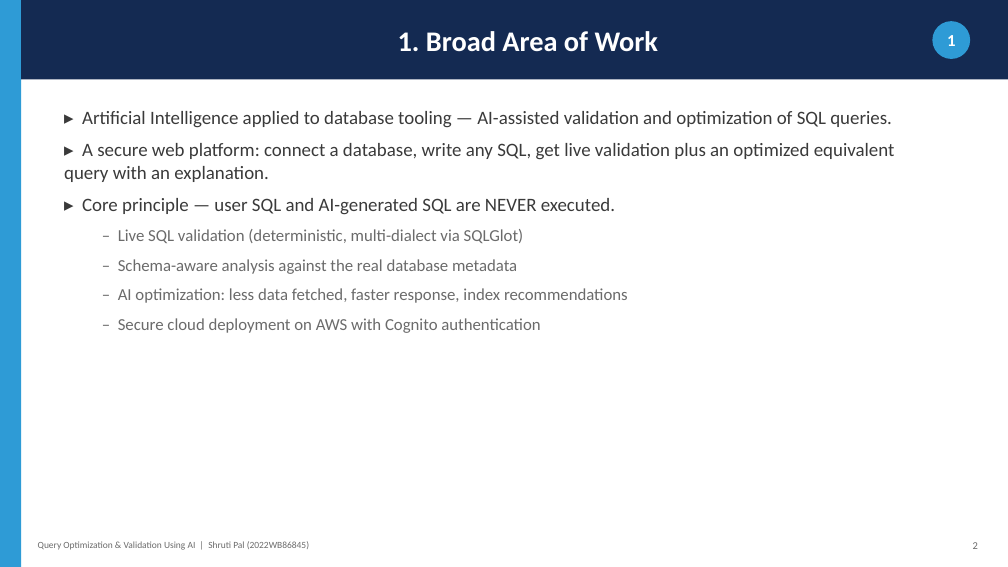
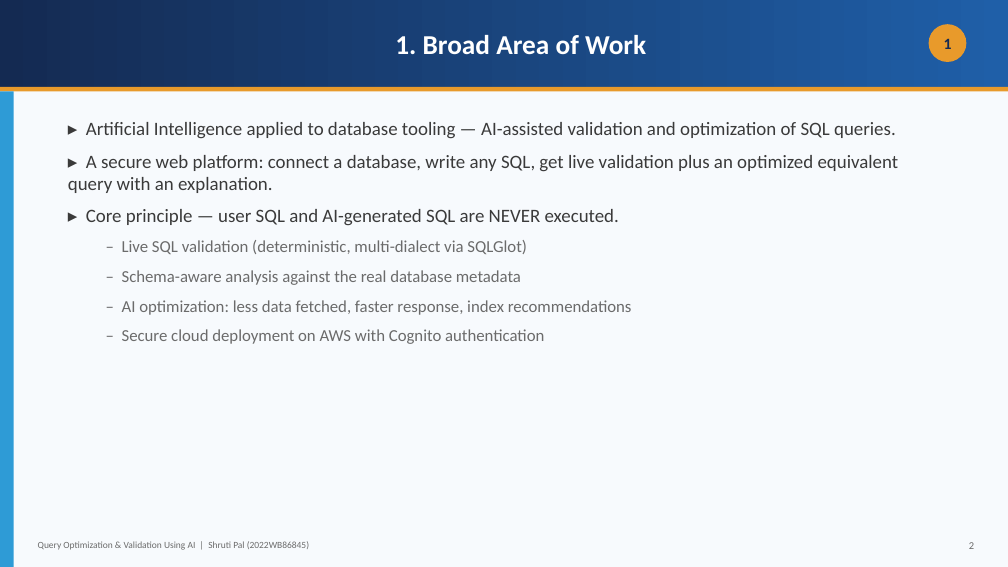
Before and after one commit to shreyanshx/AI-Query-Analyser-Validator, a slide deck: slide 3 of 2022wb86845 Dissertation Presentation.pptx. Drawn at 1008x567 pixels with LibreOffice and Linux fonts; fonts in the diff are those of the drawing. Boxes give left, top, right and bottom in pixels: in the first picture for what was removed or moved away, otherwise in the second. Text is boxed around its words. In the diff, an @@ line names an element or a change of style, - is before the commit and + after.

Commit message:
docs: redesign deck with gradient theme + image-based architecture/data-flow diagrams
Replace flat solid-colour slides with a gradient/layered theme and varied layouts. Architecture and data-flow diagrams are now rendered PNG images (embedded, not pptx shapes), with editable draw.io (.drawio) sources in assets/.

```diff
--- a/2022wb86845 Dissertation Presentation.pptx
+++ b/2022wb86845 Dissertation Presentation.pptx
@@ rectangle "1. Broad Area of Work": place and size @@
-rectangle "1. Broad Area of Work" at box(21, 0, 1008, 79)
+rectangle "1. Broad Area of Work" at box(0, 0, 1008, 87)
@@ rectangle "1. Broad Area of Work" at box(0, 0, 1008, 87): size 27 to 26 pt; fill #142A52 to gradient #142A52 to #1F5FA8 @@
@@ rectangle added at box(0, 0, 1008, 567), fill #F7FAFD @@
@@ ellipse "1": place and size @@
-ellipse "1" at box(932, 21, 970, 59)
+ellipse "1" at box(929, 24, 966, 62)
@@ ellipse "1" at box(929, 24, 966, 62): size 16 to 15 pt, text colour #FFFFFF to #142A52; fill #2E9BD6 to #E89A2B @@
@@ rectangle added at box(0, 87, 1008, 91), fill #E89A2B @@
@@ rectangle: place and size @@
-rectangle at box(0, 0, 21, 567)
+rectangle at box(0, 91, 14, 567)
@@ text "▸ Artificial Intelligence applied to ...": place and size @@
-text "▸ Artificial Intelligence applied to ..." at box(64, 111, 895, 333)
+text "▸ Artificial Intelligence applied to ..." at box(68, 122, 899, 344)
@@ text "2": place and size @@
-text "2" at box(973, 542, 978, 549)
+text "2" at box(969, 542, 974, 549)
```
Also in this commit, not shown: 13 other slides changed, 4 other files.
